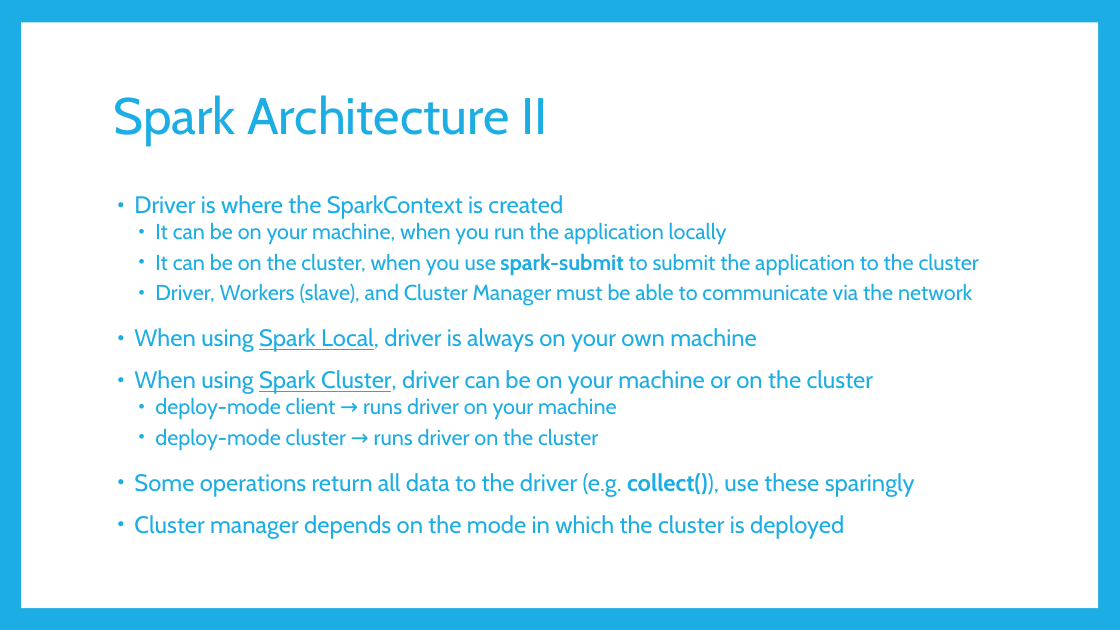
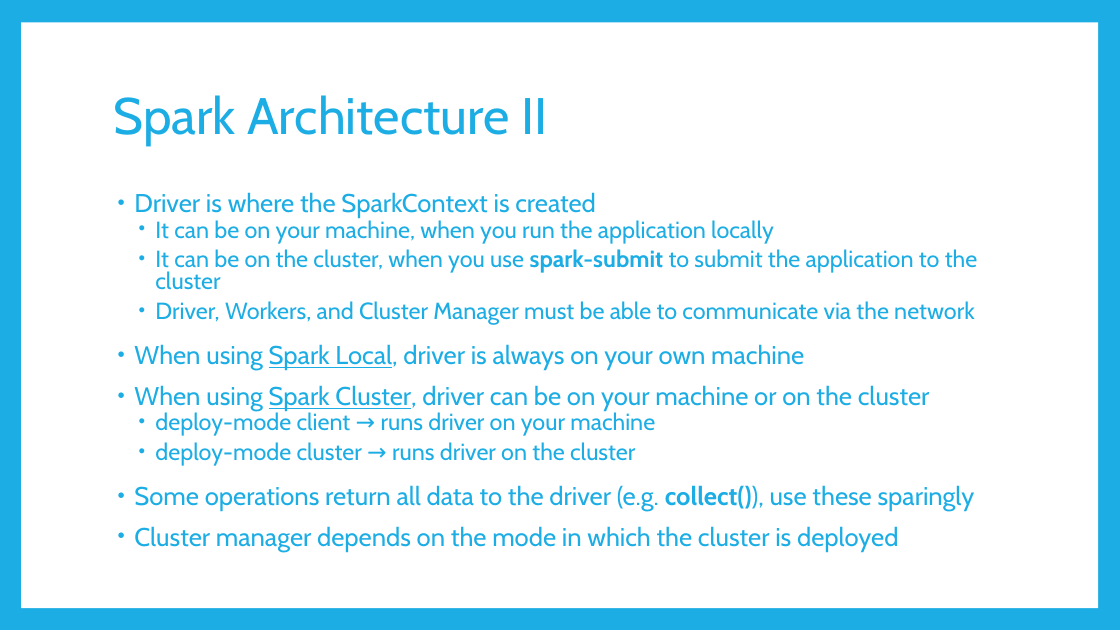
Before and after one commit to rug-sc/spark-boot-camp, a slide deck: slide 5 of slides/Apache Spark Bootcamp.pptx. Drawn at 1120x630 pixels with LibreOffice and Linux fonts; fonts in the diff are those of the drawing. Boxes give left, top, right and bottom in pixels: in the first picture for what was removed or moved away, otherwise in the second. Text is boxed around its words. In the diff, an @@ line names an element or a change of style, - is before the commit and + after.

```diff
--- a/slides/Apache Spark Bootcamp.pptx
+++ b/slides/Apache Spark Bootcamp.pptx
@@ text at [134, 192, 978, 552]: size 20.4 to 22 pt in "Driver is where the SparkContext is created", "When using Spark Local, driver is always ...", "When using Spark Cluster, driver can be ...", "Some operations return all data to the ..." and 1 more places; size 18.5 to 20 pt in "It can be on your machine, when ...", "It can be on the cluster, when ...", "deploy-mode client → runs driver on your ...", "deploy-mode cluster → runs driver on the ..."; line spacing 0.9 to 0.8 @@
@@ text at [155, 301, 975, 325]: text changed; size 18.5 to 20 pt @@
-  • Driver, Workers (slave), and Cluster Manager must be able to communicate via the network
+  • Driver, Workers, and Cluster Manager must be able to communicate via the network
```
Also in this commit, not shown: 10 other slides changed, 1 other file.
